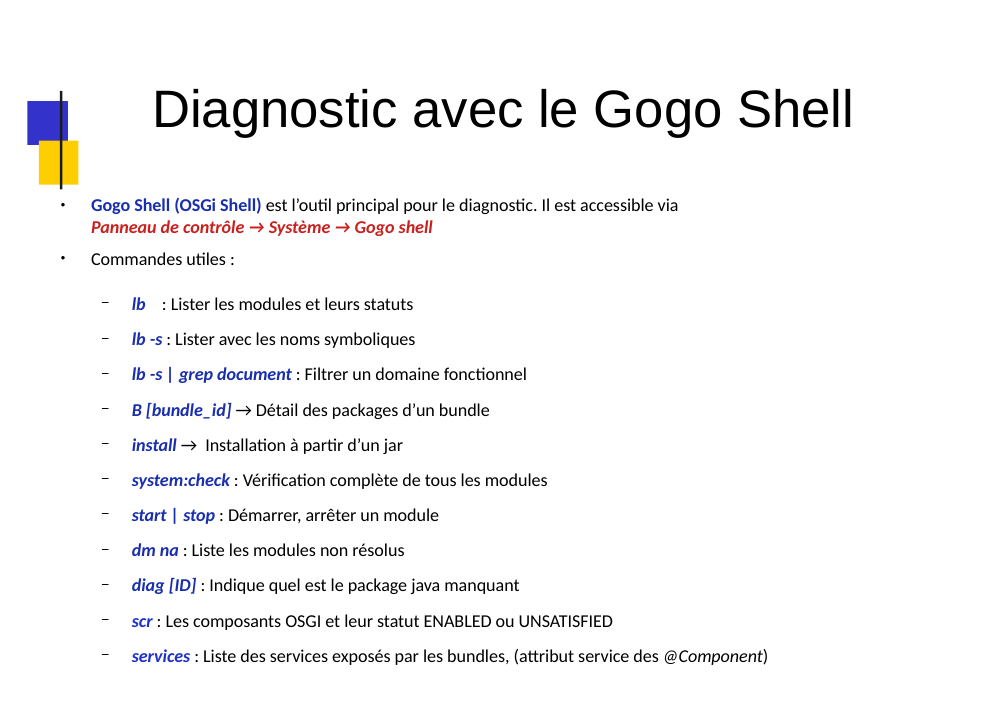
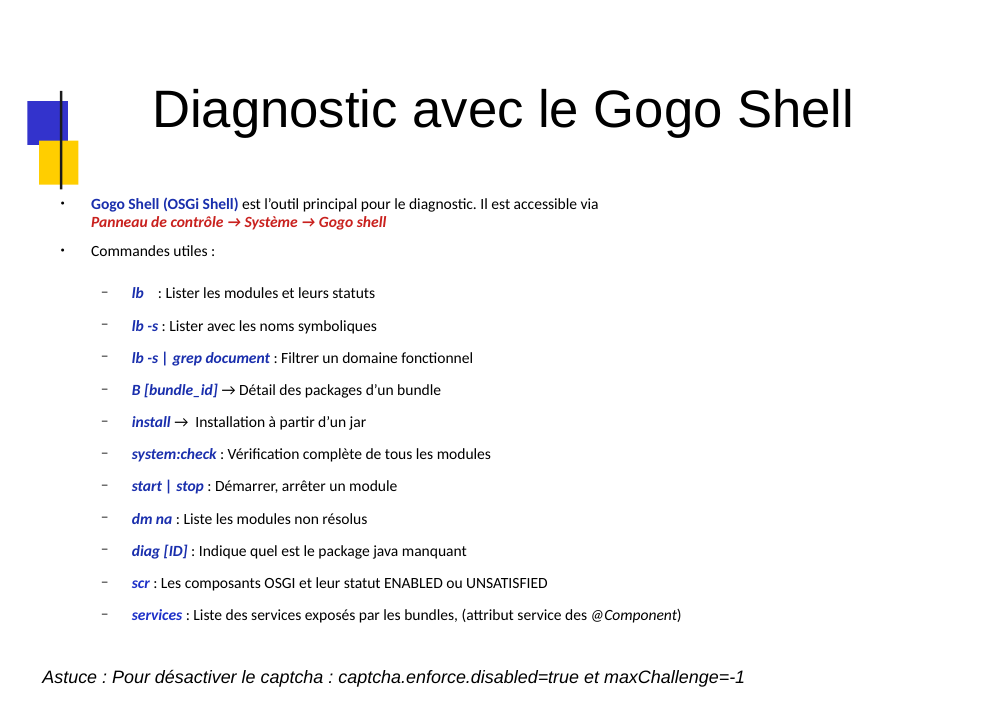
Before and after one commit to dthibau/liferay, a slide deck: slide 97 of Lrd7.pptx. Drawn at 1008x712 pixels with LibreOffice and Linux fonts; fonts in the diff are those of the drawing; background and template pictures are left out. Boxes give left, top, right and bottom in pixels: in the first picture for what was removed or moved away, otherwise in the second. Text is boxed around its words. In the diff, an @@ line names an element or a change of style, - is before the commit and + after.

```diff
--- a/Lrd7.pptx
+++ b/Lrd7.pptx
@@ text "Gogo Shell (OSGi Shell) est ..." at [91,197,681,623]: size 15 to 13 pt @@
@@ text added at [42,669,745,687], 15 pt, text #000000, italic @@
+Astuce : Pour désactiver le captcha : captcha.enforce.disabled=true et maxChallenge=-1
```
Also in this commit, not shown: 8 other slides changed, 3 other files.
